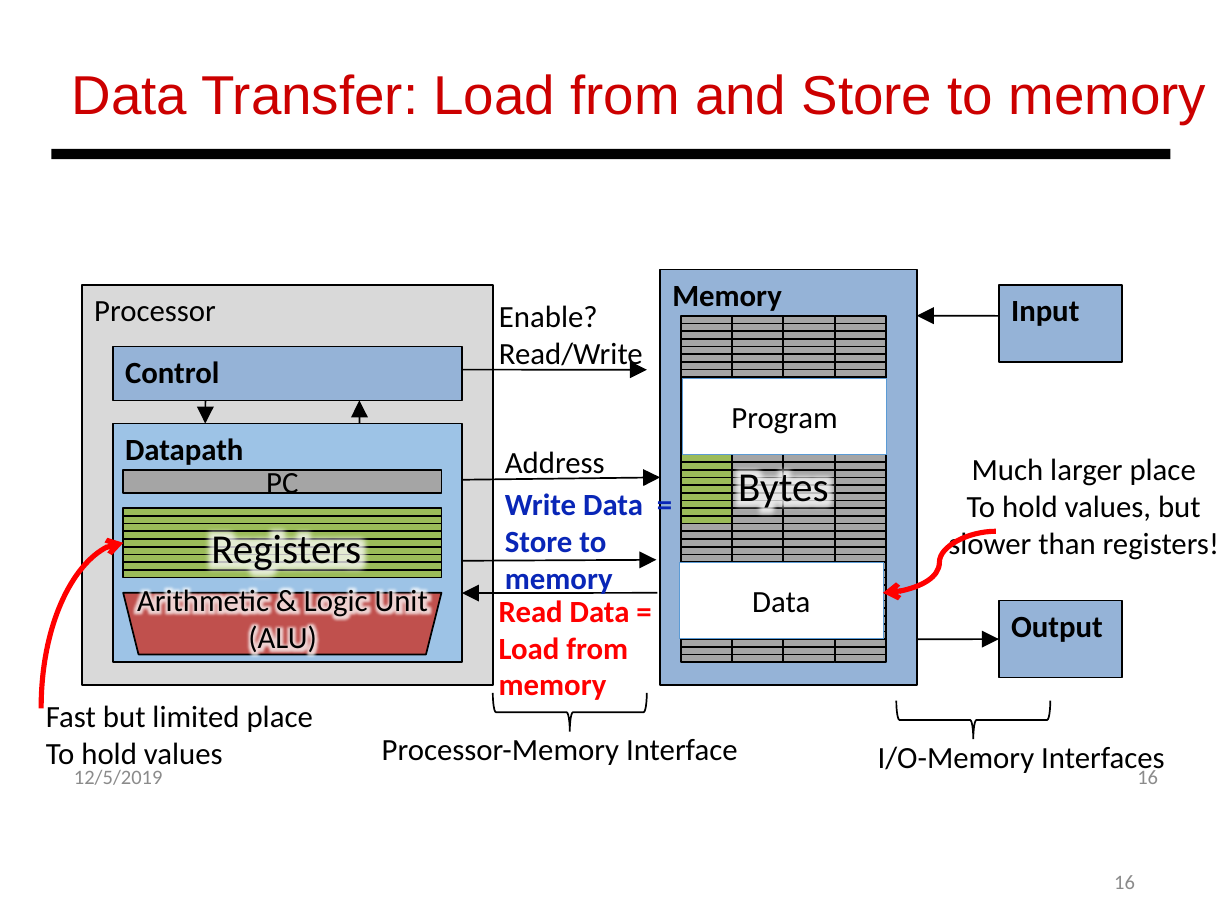
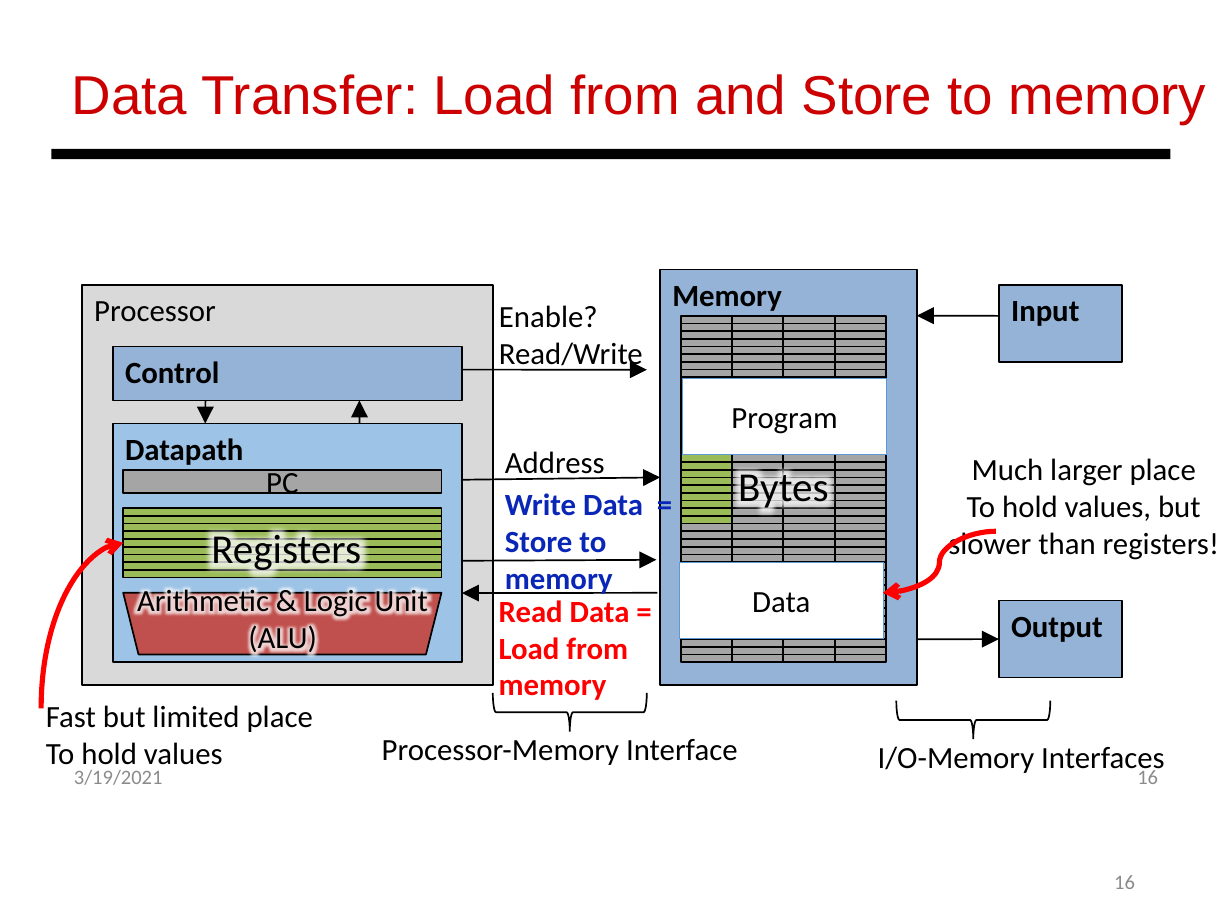
Before and after one commit to LjBLincoln/Computer-Organization, a slide deck: slide 16 of PPT/L4-isa.pptx. Drawn at 1232x924 pixels with LibreOffice and Linux fonts; fonts in the diff are those of the drawing. Boxes give left, top, right and bottom in pixels: in the first picture for what was removed or moved away, otherwise in the second. Text is boxed around its words. In the diff, an @@ line names an element or a change of style, - is before the commit and + after.

```diff
--- a/PPT/L4-isa.pptx
+++ b/PPT/L4-isa.pptx
@@ text at [74, 770, 163, 785]: text changed @@
-12/5/2019
+3/19/2021
```
Also in this commit, not shown: 1 other slide changed, 23 other files.
